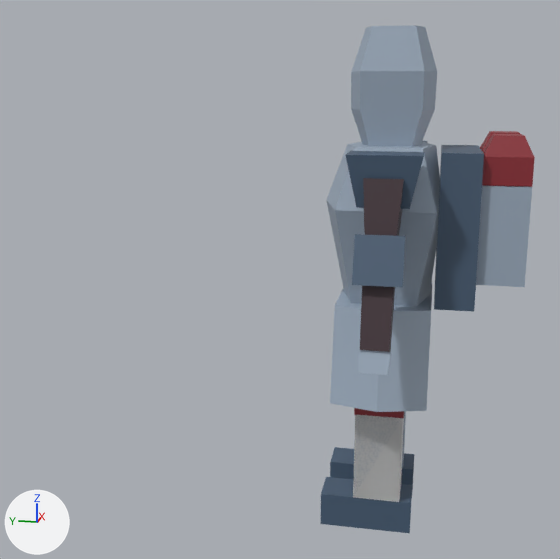
Renders of the glTF model assets/ld54-space-knight.glb from each side of a commit.
Both versions are drawn from a camera (50 mm lens) standing at (-16.99, -0.97, 2.91) and looking at (-0.14, 2.4, -1.3). The lights are fixed; the arrows at lower left show +X, +Y and +Z. Vertices at the same position are counted once.

The first picture shows 'Knight'.
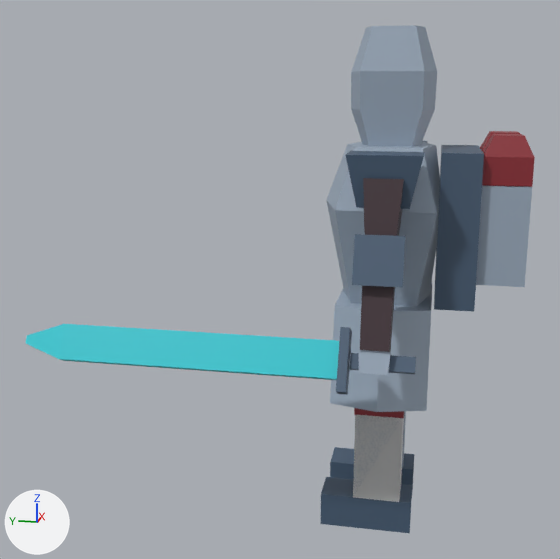
Commit message: update knight

Changed parts and their boxes (x1, y1, x2, y2) in the pictures (560 x 559 px):
'Knight', reshaped (136% wider): before (320, 25, 535, 533); after (26, 25, 535, 533)
part 1 of me_knight, added (cyan): after (26, 324, 416, 395)

Edits to the bpy script that builds the scene:
```text
Change me_knight:
    used by ob_knight; location = (0.0, 0.0, 0.0)
    remove me_knight.from_pydata(...)  # 262 vertices, 418 faces; spans x -3.38..3.38, y -2.84..1.38, z -6.69..4.15
    add me_knight.from_pydata(...)  # 290 vertices, 462 faces; spans x -3.54..3.38, y -2.84..7.13, z -6.69..4.15
    me_knight part 1
    28 vertices are added at x -3.54..-2.59, y -0.76..7.13, z -2.74..-1.46
    44 new faces join them
```
